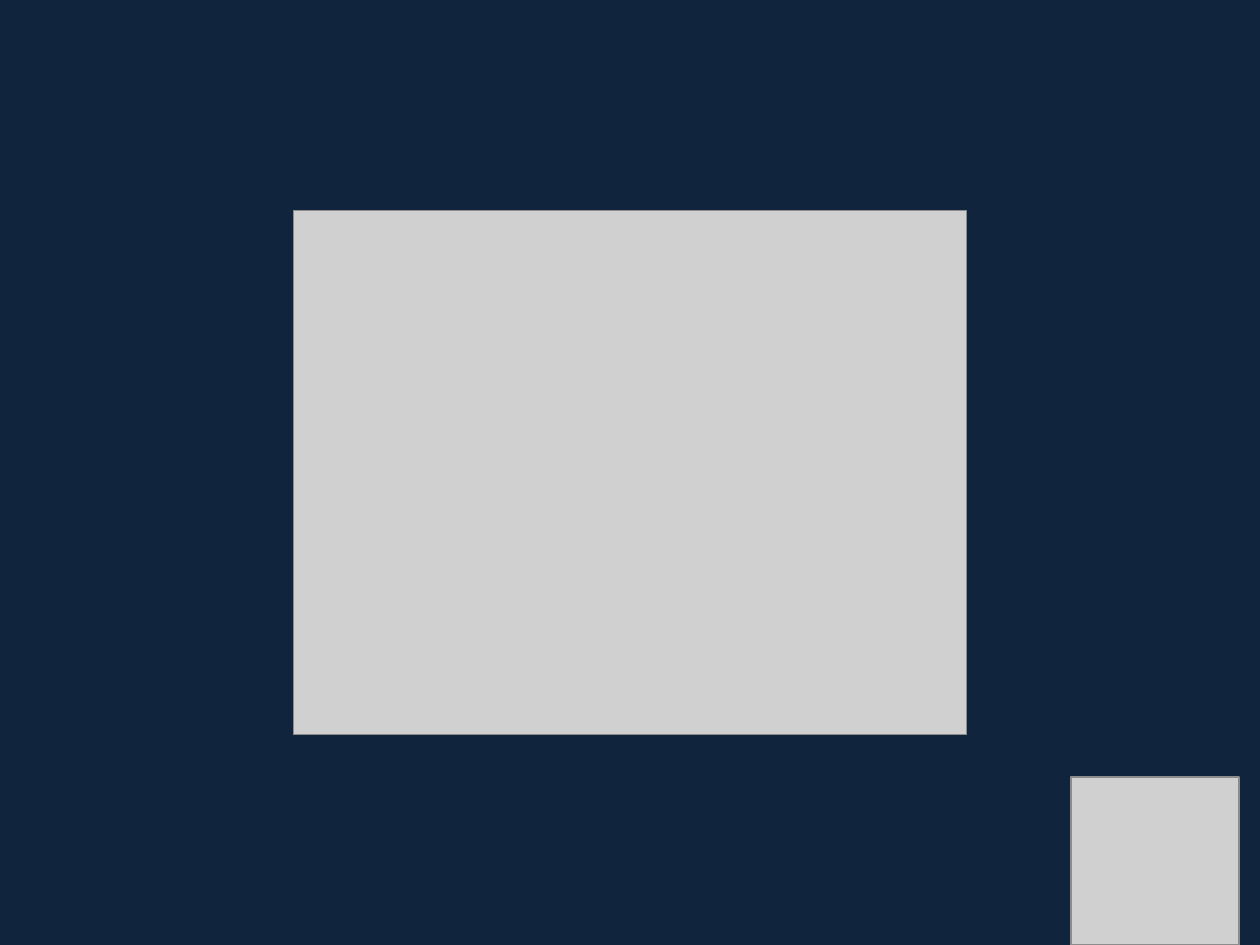
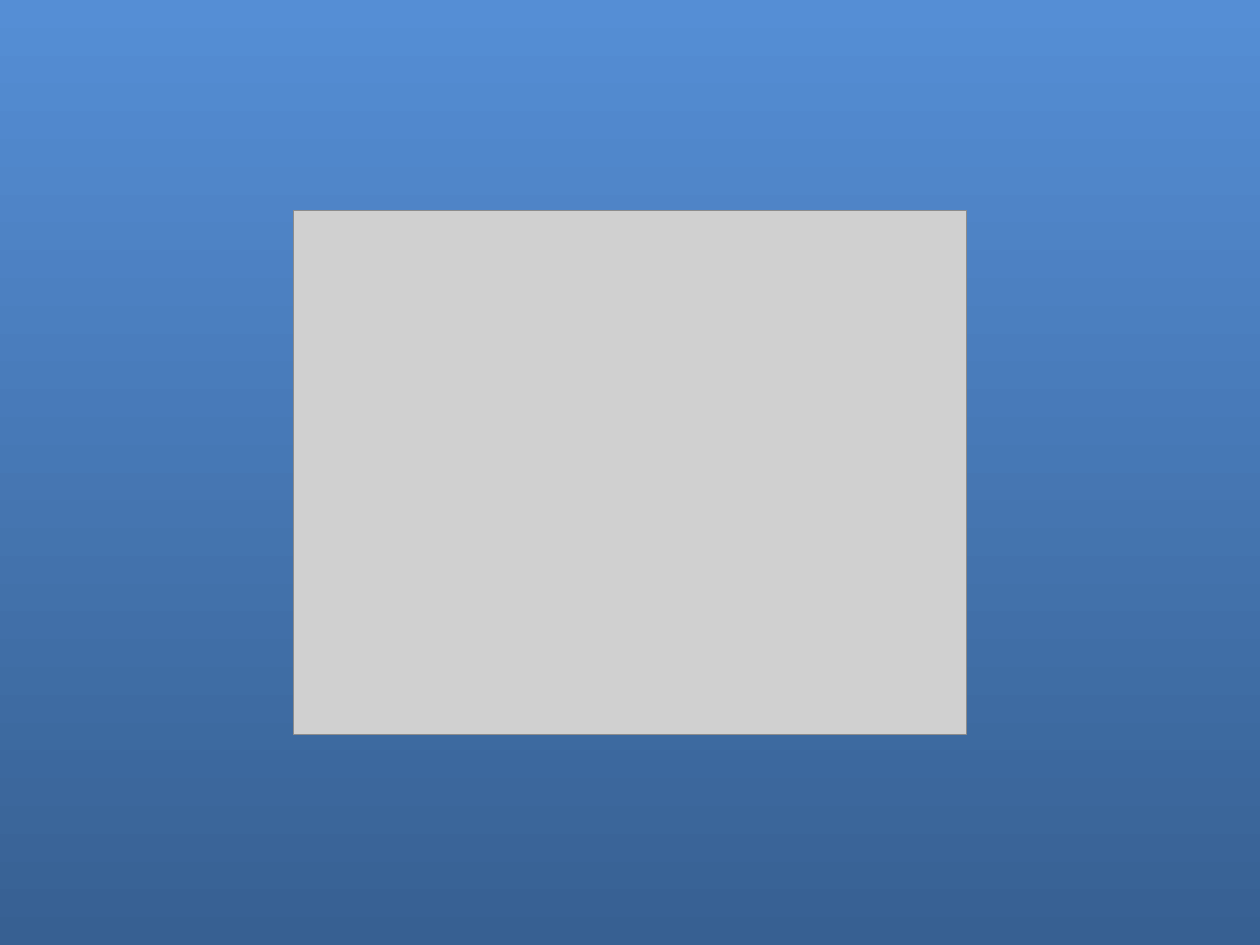
Before and after one commit to juanplopes/ci-alem-do-build, a slide deck: slide 6 of Presentation.pptx. Drawn at 1260x945 pixels with LibreOffice and Linux fonts; fonts in the diff are those of the drawing; grey boxes stand for pictures. Boxes give left, top, right and bottom in pixels: in the first picture for what was removed or moved away, otherwise in the second. Text is boxed around its words. In the diff, an @@ line names an element or a change of style, - is before the commit and + after.

```diff
--- a/Presentation.pptx
+++ b/Presentation.pptx
@@ background #0F243E to gradient #558ED5 to #376092 @@
@@ picture removed at [1071, 777, 1239, 945] @@
```
Also in this commit, not shown: 5 other slides changed, 17 slides added, 5 slides removed.
